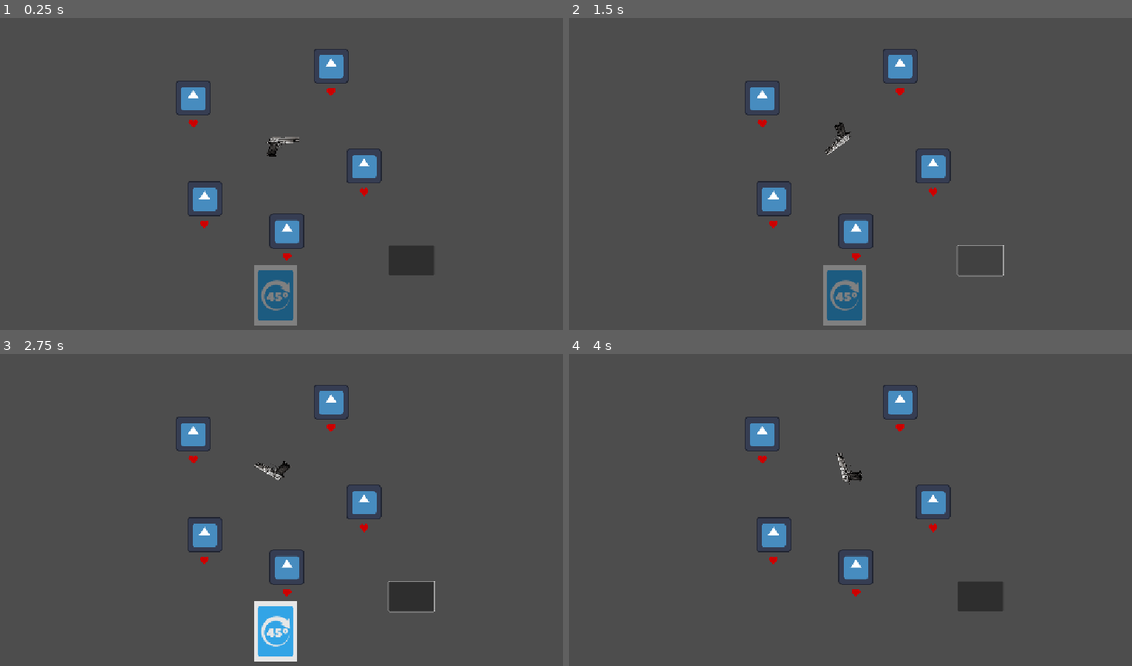
Above: before the commit, frames 1-4 (two rows, left to right).
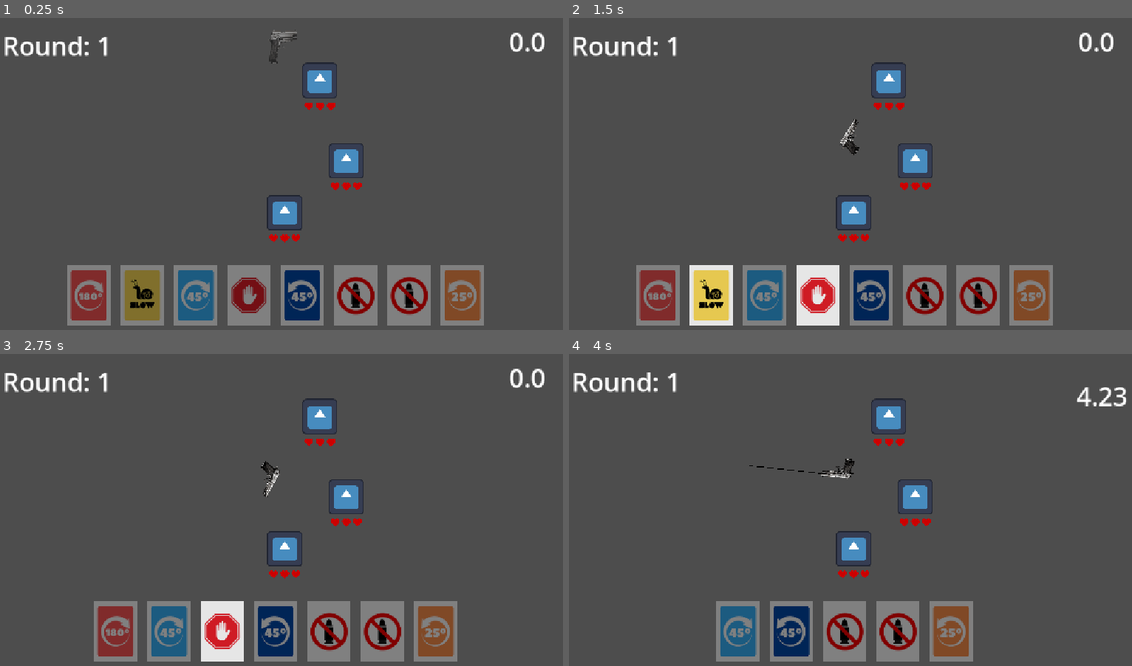
Above: after the commit, the same moments.

Repository: Sklrat/gun-roulette
Game: Godot game, scene res://scenes/ThePlace.tscn
Two runs of this game, one before a commit and one after it. Both use one fixed random seed, a clock stepped at 60 frames per second and the inputs below. The engine's default icon, where the game draws it, is replaced by a stand-in: a white triangle on a blue panel in a dark square.
Inputs (mouse positions are in pixels of both pictures, inside the frame that each line leads up to; where the layout moved, square brackets give the same spot in the first picture):
- Up to frame 1 (0.25 s): no input
- Up to frame 2 (1.5 s): click (844, 142) at 0.5 s; click (979, 261) at 1.27 s
- Up to frame 3 (2.75 s): click (140, 631) at 2.02 s
- Up to frame 4 (4 s): click (788, 631) [844, 631] at 2.75 s; click (709, 631) at 3.52 s

The runs differ from the first frame. In frame 1, 16% of the frame differs, in the area x 0-97%, y 3-99%; in frame 2, 16%; in frame 3, 15%; in frame 4, 12%.

Commit message:
added more cards

Diff:
--- /dev/null
+++ b/cards/buttons/2x_damage.tscn
@@ -0,0 +1,18 @@
+[gd_scene load_steps=3 format=3 uid="uid://bnjx4clv3gs8r"]
+
+[ext_resource type="Texture2D" uid="uid://c8vj72l3t8eo0" path="res://sprites/cards-resized/2x_bullet.png" id="1_q8s6t"]
+[ext_resource type="Script" uid="uid://c74lxjb2st52m" path="res://cards/card.gd" id="2_jt3j7"]
+
+[node name="2xDamage" type="TextureButton"]
+offset_right = 84.0
+offset_bottom = 118.0
+texture_normal = ExtResource("1_q8s6t")
+stretch_mode = 4
+script = ExtResource("2_jt3j7")
+action_type = "multiply_damage"
+value = 2.0
+active_states = Array[String](["counting_down"])
+
+[connection signal="mouse_entered" from="." to="." method="_on_mouse_entered"]
+[connection signal="mouse_exited" from="." to="." method="_on_mouse_exited"]
+[connection signal="pressed" from="." to="." method="_on_pressed"]
--- /dev/null
+++ b/cards/buttons/no_damage.tscn
@@ -0,0 +1,17 @@
+[gd_scene load_steps=3 format=3 uid="uid://b73dyx8y5kkk3"]
+
+[ext_resource type="Texture2D" uid="uid://d2lkkscm47hcr" path="res://sprites/cards-resized/no_bullet.png" id="1_kqmp5"]
+[ext_resource type="Script" uid="uid://c74lxjb2st52m" path="res://cards/card.gd" id="2_53c5w"]
+
+[node name="NoDamage" type="TextureButton"]
+offset_right = 84.0
+offset_bottom = 118.0
+texture_normal = ExtResource("1_kqmp5")
+stretch_mode = 4
+script = ExtResource("2_53c5w")
+action_type = "set_damage"
+active_states = Array[String](["counting_down"])
+
+[connection signal="mouse_entered" from="." to="." method="_on_mouse_entered"]
+[connection signal="mouse_exited" from="." to="." method="_on_mouse_exited"]
+[connection signal="pressed" from="." to="." method="_on_pressed"]
--- /dev/null
+++ b/cards/buttons/rotate_180.tscn
@@ -0,0 +1,18 @@
+[gd_scene load_steps=3 format=3 uid="uid://cmld8x0hbpth1"]
+
+[ext_resource type="Texture2D" uid="uid://bohekvn3huhdk" path="res://sprites/cards-resized/180.png" id="1_af2nh"]
+[ext_resource type="Script" uid="uid://c74lxjb2st52m" path="res://cards/card.gd" id="2_lutdv"]
+
+[node name="Rotate180" type="TextureButton"]
+offset_right = 84.0
+offset_bottom = 118.0
+texture_normal = ExtResource("1_af2nh")
+stretch_mode = 4
+script = ExtResource("2_lutdv")
+action_type = "rotate"
+value = 180.0
+active_states = Array[String](["counting_down"])
+
+[connection signal="mouse_entered" from="." to="." method="_on_mouse_entered"]
+[connection signal="mouse_exited" from="." to="." method="_on_mouse_exited"]
+[connection signal="pressed" from="." to="." method="_on_pressed"]
--- /dev/null
+++ b/cards/buttons/rotate_25l.tscn
@@ -0,0 +1,18 @@
+[gd_scene load_steps=3 format=3 uid="uid://blx7knm74t0fw"]
+
+[ext_resource type="Texture2D" uid="uid://nay5iuuab5j3" path="res://sprites/cards-resized/25l.png" id="1_h6d6v"]
+[ext_resource type="Script" uid="uid://c74lxjb2st52m" path="res://cards/card.gd" id="2_hacc8"]
+
+[node name="Rotate25L" type="TextureButton"]
+offset_right = 84.0
+offset_bottom = 118.0
+texture_normal = ExtResource("1_h6d6v")
+stretch_mode = 4
+script = ExtResource("2_hacc8")
+action_type = "rotate"
+value = -25.0
+active_states = Array[String](["counting_down"])
+
+[connection signal="mouse_entered" from="." to="." method="_on_mouse_entered"]
+[connection signal="mouse_exited" from="." to="." method="_on_mouse_exited"]
+[connection signal="pressed" from="." to="." method="_on_pressed"]
--- /dev/null
+++ b/cards/buttons/rotate_25r.tscn
@@ -0,0 +1,18 @@
+[gd_scene load_steps=3 format=3 uid="uid://bwkbymqpaal5j"]
+
+[ext_resource type="Texture2D" uid="uid://do36wma4jq50y" path="res://sprites/cards-resized/25r.png" id="1_y67o7"]
+[ext_resource type="Script" uid="uid://c74lxjb2st52m" path="res://cards/card.gd" id="2_8k6n8"]
+
+[node name="Rotate25R" type="TextureButton"]
+offset_right = 84.0
+offset_bottom = 118.0
+texture_normal = ExtResource("1_y67o7")
+stretch_mode = 4
+script = ExtResource("2_8k6n8")
+action_type = "rotate"
+value = 25.0
+active_states = Array[String](["counting_down"])
+
+[connection signal="mouse_entered" from="." to="." method="_on_mouse_entered"]
+[connection signal="mouse_exited" from="." to="." method="_on_mouse_exited"]
+[connection signal="pressed" from="." to="." method="_on_pressed"]
--- /dev/null
+++ b/cards/buttons/rotate_45l.tscn
@@ -0,0 +1,18 @@
+[gd_scene load_steps=3 format=3 uid="uid://t5i6cc4aenl0"]
+
+[ext_resource type="Texture2D" uid="uid://dxhygiltn5c3x" path="res://sprites/cards-resized/45l.png" id="1_1jwuo"]
+[ext_resource type="Script" uid="uid://c74lxjb2st52m" path="res://cards/card.gd" id="2_eexeg"]
+
+[node name="Rotate45L" type="TextureButton"]
+offset_right = 84.0
+offset_bottom = 118.0
+texture_normal = ExtResource("1_1jwuo")
+stretch_mode = 4
+script = ExtResource("2_eexeg")
+action_type = "rotate"
+value = -45.0
+active_states = Array[String](["counting_down"])
+
+[connection signal="mouse_entered" from="." to="." method="_on_mouse_entered"]
+[connection signal="mouse_exited" from="." to="." method="_on_mouse_exited"]
+[connection signal="pressed" from="." to="." method="_on_pressed"]
--- a/cards/buttons/rotate_45r.tscn
+++ b/cards/buttons/rotate_45r.tscn
@@ -1,7 +1,7 @@
 [gd_scene load_steps=3 format=3 uid="uid://bpr0bthwan2e5"]
 
 [ext_resource type="Texture2D" uid="uid://iiktsk6djj0l" path="res://sprites/cards-resized/45r.png" id="1_ymmpi"]
-[ext_resource type="Script" uid="uid://cu4bgfslat83l" path="res://cards/scripts/rotate_45r.gd" id="2_frgd6"]
+[ext_resource type="Script" uid="uid://c74lxjb2st52m" path="res://cards/card.gd" id="2_frgd6"]
 
 [node name="Rotate45R" type="TextureButton"]
 offset_right = 84.0
@@ -11,6 +11,7 @@
 script = ExtResource("2_frgd6")
 action_type = "rotate"
 value = 45.0
+active_states = Array[String](["counting_down"])
 
 [connection signal="mouse_entered" from="." to="." method="_on_mouse_entered"]
 [connection signal="mouse_exited" from="." to="." method="_on_mouse_exited"]
--- /dev/null
+++ b/cards/buttons/rotate_90l.tscn
@@ -0,0 +1,18 @@
+[gd_scene load_steps=3 format=3 uid="uid://nmljvubi2cb5"]
+
+[ext_resource type="Texture2D" uid="uid://dunf73lbpfa2v" path="res://sprites/cards-resized/90l.png" id="1_pbn1v"]
+[ext_resource type="Script" uid="uid://c74lxjb2st52m" path="res://cards/card.gd" id="2_rib3b"]
+
+[node name="Rotate45L" type="TextureButton"]
+offset_right = 84.0
+offset_bottom = 118.0
+texture_normal = ExtResource("1_pbn1v")
+stretch_mode = 4
+script = ExtResource("2_rib3b")
+action_type = "rotate"
+value = -90.0
+active_states = Array[String](["counting_down"])
+
+[connection signal="mouse_entered" from="." to="." method="_on_mouse_entered"]
+[connection signal="mouse_exited" from="." to="." method="_on_mouse_exited"]
+[connection signal="pressed" from="." to="." method="_on_pressed"]
--- /dev/null
+++ b/cards/buttons/rotate_90r.tscn
@@ -0,0 +1,18 @@
+[gd_scene load_steps=3 format=3 uid="uid://ic7dy5t0yt77"]
+
+[ext_resource type="Texture2D" uid="uid://ctynlx4onpus4" path="res://sprites/cards-resized/90r.png" id="1_rj8be"]
+[ext_resource type="Script" uid="uid://c74lxjb2st52m" path="res://cards/card.gd" id="2_a20ff"]
+
+[node name="Rotate90R" type="TextureButton"]
+offset_right = 84.0
+offset_bottom = 118.0
+texture_normal = ExtResource("1_rj8be")
+stretch_mode = 4
+script = ExtResource("2_a20ff")
+action_type = "rotate"
+value = 90.0
+active_states = Array[String](["counting_down"])
+
+[connection signal="mouse_entered" from="." to="." method="_on_mouse_entered"]
+[connection signal="mouse_exited" from="." to="." method="_on_mouse_exited"]
+[connection signal="pressed" from="." to="." method="_on_pressed"]
--- /dev/null
+++ b/cards/buttons/slow.tscn
@@ -0,0 +1,18 @@
+[gd_scene load_steps=3 format=3 uid="uid://deexkd3njnfty"]
+
+[ext_resource type="Texture2D" uid="uid://begxfonc3a6sy" path="res://sprites/cards-resized/slow.png" id="1_dgjmk"]
+[ext_resource type="Script" uid="uid://c74lxjb2st52m" path="res://cards/card.gd" id="2_ox4ro"]
+
+[node name="Slow" type="TextureButton"]
+offset_right = 84.0
+offset_bottom = 118.0
+texture_normal = ExtResource("1_dgjmk")
+stretch_mode = 4
+script = ExtResource("2_ox4ro")
+action_type = "slow_gun"
+value = 0.5
+active_states = Array[String](["spinning"])
+
+[connection signal="mouse_entered" from="." to="." method="_on_mouse_entered"]
+[connection signal="mouse_exited" from="." to="." method="_on_mouse_exited"]
+[connection signal="pressed" from="." to="." method="_on_pressed"]
--- /dev/null
+++ b/cards/buttons/stop.tscn
@@ -0,0 +1,17 @@
+[gd_scene load_steps=3 format=3 uid="uid://gulu0ct6oqnc"]
+
+[ext_resource type="Texture2D" uid="uid://cukkbs35vyl67" path="res://sprites/cards-resized/stop.png" id="1_kxeat"]
+[ext_resource type="Script" uid="uid://c74lxjb2st52m" path="res://cards/card.gd" id="2_6262v"]
+
+[node name="Slow" type="TextureButton"]
+offset_right = 84.0
+offset_bottom = 118.0
+texture_normal = ExtResource("1_kxeat")
+stretch_mode = 4
+script = ExtResource("2_6262v")
+action_type = "stop_gun"
+active_states = Array[String](["spinning"])
+
+[connection signal="mouse_entered" from="." to="." method="_on_mouse_entered"]
+[connection signal="mouse_exited" from="." to="." method="_on_mouse_exited"]
+[connection signal="pressed" from="." to="." method="_on_pressed"]
--- a/cards/card.gd
+++ b/cards/card.gd
@@ -1,9 +1,9 @@
-@abstract
 extends TextureButton
 class_name Card
 
 @export var action_type: String
 @export var value: float
+@export var active_states: Array[String]
 
 var main_scene
 
@@ -35,8 +35,11 @@
 	self.disabled = false
 	self_modulate = normal_color
 
-@abstract
-func _on_state_changed(state: String)
+func _on_state_changed(state: String) ->void:
+	if active_states.has(state) or active_states.has("all"):
+		_enable()
+	else:
+		_disable()
 
 func _on_pressed() -> void:
 	card_pressed.emit(action_type, value)
--- a/cards/scripts/rotate_45r.gd
+++ b/cards/scripts/rotate_45r.gd
@@ -8,9 +8,3 @@
 
 func _on_pressed() -> void:
 	super()
-
-func _on_state_changed(state: String) -> void:
-	if state == "counting_down":
-		_enable()
-	else:
-		_disable()
--- a/entitys/entity.gd
+++ b/entitys/entity.gd
@@ -1,8 +1,10 @@
 extends Node2D
+class_name Entity
 
 @export var heart_scene = preload("res://scenes/Heart.tscn")
+var main_scene
 
-var lives: int = 1
+var lives: int = 3
 var heart_nodes: Array[Sprite2D]
 
 var heart_spacing_x: float = 30
@@ -14,7 +16,7 @@
 		var heart_animation_player = heart.get_node("AnimationPlayer")
 		heart_animation_player.play("loose_life")
 		await heart_animation_player.animation_finished
-		lives - 1
+		lives -= 1
 		heart_nodes.erase(heart)
 		heart.queue_free()
 
@@ -22,12 +24,13 @@
 			die()
 
 func die() -> void:
-	#also remove self from main game array
+	main_scene.enemys_left -= 1
 	self.queue_free()
 
 
 # Called when the node enters the scene tree for the first time.
 func _ready() -> void:
+	main_scene = get_parent()
 	#generating hearts
 	var start_placement = -((lives - 1) * heart_spacing_x / 2)
 	for i in lives:
--- a/guns/Pistol.tscn
+++ b/guns/Pistol.tscn
@@ -306,10 +306,19 @@
 &"spawn": SubResource("Animation_hg37e")
 }
 
-[node name="Pistol" type="Node2D" node_paths=PackedStringArray("collision_shape", "animation_player")]
+[node name="Pistol" type="Node2D" node_paths=PackedStringArray("collision_shape", "animation_player", "line2D")]
 script = ExtResource("1_4vo22")
 collision_shape = NodePath("Area2D/CollisionShape2D")
 animation_player = NodePath("AudioStreamPlayer2D/AnimationPlayer")
+line2D = NodePath("Line2D")
+
+[node name="Line2D" type="Line2D" parent="."]
+visible = false
+position = Vector2(0, 1.9092389)
+scale = Vector2(1.0442601, 0.954634)
+points = PackedVector2Array(-3, -2, 250, -2)
+width = 2.0
+default_color = Color(0, 0, 0, 1)
 
 [node name="Gun" type="Sprite2D" parent="."]
 position = Vector2(18.950005, 13.5)
--- a/guns/pistol.gd
+++ b/guns/pistol.gd
@@ -2,12 +2,13 @@
 
 @export var collision_shape: CollisionShape2D
 @export var animation_player: AnimationPlayer
+@export var line2D : Line2D
 
 var main_scene
 
 var damage: int = 1
 
-var acceleration: float = 0.1
+var acceleration: float = 0.2
 var speed: float = 0
 var max_speed: float = 10
 
@@ -60,10 +61,25 @@
 		shoot()
 	#print(countdown_timer)
 
+	#ight now this function shoots > deswpans, and spwans a new gun
 func shoot() -> void:
+	main_scene.game_state = "shooting"
+	line2D.visible = false
 	animation_player.play("shoot")
 	await animation_player.animation_finished
-	main_scene.game_state = "idle"
+	await get_tree().create_timer(1.0).timeout
+
+
+	animation_player.play("despawn")
+	await animation_player.animation_finished
+	self.queue_free()
+
+	main_scene.missed_in_row += 1
+	if main_scene.missed_in_row >= 3:
+		main_scene.give_random_rotation_card()
+		main_scene.missed_in_row = 0
+
+	main_scene.spawn_gun()
 	#collision_shape.disabled = false
 
 
@@ -110,3 +126,4 @@
 func _on_area_2d_area_entered(area: Area2D) -> void:
 	if area.get_parent().has_method("loose_lives"):
 		area.get_parent().loose_lives(damage)
+		main_scene.missed_in_row = 0
--- a/project.godot
+++ b/project.godot
@@ -15,10 +15,6 @@
 config/features=PackedStringArray("4.5", "GL Compatibility")
 config/icon="res://sprites/icon.svg"
 
-[autoload]
-
-GameManager="*res://scripts/game_manager.gd"
-
 [display]
 
 window/stretch/mode="canvas_items"
--- a/scenes/ThePlace.tscn
+++ b/scenes/ThePlace.tscn
@@ -1,19 +1,15 @@
-[gd_scene load_steps=3 format=3 uid="uid://banu1sca1sxkv"]
+[gd_scene load_steps=2 format=3 uid="uid://banu1sca1sxkv"]
 
-[ext_resource type="Script" uid="uid://d2lf6c1ggr2kr" path="res://scripts/ThePlace.gd" id="1_md85l"]
-[ext_resource type="PackedScene" uid="uid://bnmtrav2vvbv3" path="res://guns/Pistol.tscn" id="2_tppfv"]
+[ext_resource type="Script" uid="uid://d2lf6c1ggr2kr" path="res://scripts/game_manager.gd" id="1_md85l"]
 
-[node name="ThePlace" type="Node2D" node_paths=PackedStringArray("gun", "card_hbox", "countdown_text")]
+[node name="ThePlace" type="Node2D" node_paths=PackedStringArray("card_hbox", "countdown_text", "round_text")]
 script = ExtResource("1_md85l")
-gun = NodePath("pistol")
 card_hbox = NodePath("CanvasLayer/MarginContainer/HBoxContainer")
 countdown_text = NodePath("CanvasLayer/CountDown")
+round_text = NodePath("CanvasLayer/Round")
 
 [node name="Camera2D" type="Camera2D" parent="."]
 zoom = Vector2(0.72, 0.72)
-
-[node name="pistol" parent="." instance=ExtResource("2_tppfv")]
-position = Vector2(0, -100)
 
 [node name="spin" type="Button" parent="."]
 self_modulate = Color(1, 1, 1, 0)
@@ -35,12 +31,6 @@
 theme_override_colors/icon_hover_color = Color(1, 1, 1, 0)
 theme_override_colors/icon_hover_pressed_color = Color(1, 1, 1, 0)
 theme_override_colors/icon_disabled_color = Color(1, 1, 1, 0)
-
-[node name="stop" type="Button" parent="."]
-offset_left = 306.0
-offset_top = 187.0
-offset_right = 430.0
-offset_bottom = 268.0
 
 [node name="CanvasLayer" type="CanvasLayer" parent="."]
 
@@ -65,15 +55,23 @@
 theme_override_constants/separation = 20
 
 [node name="CountDown" type="Label" parent="CanvasLayer"]
-offset_left = 682.0
-offset_top = -411.0
-offset_right = 754.0
-offset_bottom = -270.0
+offset_left = 1028.0
+offset_top = 26.0
+offset_right = 1106.0
+offset_bottom = 167.0
 theme_override_font_sizes/font_size = 50
-text = "
+text = "0.0
 "
 horizontal_alignment = 1
 vertical_alignment = 1
 
-[connection signal="pressed" from="spin" to="pistol" method="_on_spin_pressed"]
-[connection signal="pressed" from="stop" to="pistol" method="_on_stop_pressed"]
+[node name="Round" type="Label" parent="CanvasLayer"]
+offset_left = 44.0
+offset_top = 26.0
+offset_right = 257.0
+offset_bottom = 112.0
+theme_override_font_sizes/font_size = 50
+text = "Round: 1"
+vertical_alignment = 1
+
+[connection signal="pressed" from="spin" to="." method="_on_spin_pressed"]
--- a/scripts/ThePlace.gd
+++ /dev/null
@@ -1,82 +0,0 @@
-extends Node2D
-
-@export var entity = preload("res://entitys/enemy.tscn")
-@export var gun: Node2D
-@export var card_hbox: HBoxContainer
-@export var countdown_text:Label
-@export var card = preload("res://cards/buttons/rotate_45r.tscn")
-
-var round: int = 0
-var enemys_killed: int = 0
-var guns_fired: int = 0
-var game_state: String = "idle":
-	set(value): #this is so that it only sends signal when updated instead of every frame
-		game_state = value
-		state_changed.emit(game_state)
-
-var entity_positions: Array[Vector2] = []
-var enemys_left: int = 0
-var min_distance: float  = 200
-var center = Vector2(0, -100)
-var radius: float = 250
-
-var countdown_timer: float = 0
-
-signal state_changed(game_state)
-
-# Called when the node enters the scene tree for the first time.
-func _ready() -> void:
-	spawn_entitys(5)
-	give_random_card(1)
-
-func _process(delta: float) -> void:
-	if game_state == "counting_down":
-		countdown(delta)
-
-func spawn_entitys(amount: int) -> void: #swpan entitys, amount EXCLUES player entity
-	for i in amount:
-		var enemy = entity.instantiate()
-		enemy.global_position = get_spawn_point()
-		add_child(enemy)
-	enemys_left = amount
-
-func get_spawn_point() -> Vector2:
-	while true:
-		var angle = randf() * TAU
-		var point = center + Vector2(cos(angle), sin(angle)) * radius
-
-		var valid = true
-
-		for existing_point in entity_positions:
-			if point.distance_to(existing_point) < min_distance:
-				valid = false
-				break
-
-		if valid:
-			entity_positions.append(point)
-			return point
-
-	return Vector2.ZERO
-
-func give_random_card(amount: int) -> void:
-	for i in amount:
-		var card = card.instantiate()
-		card.card_pressed.connect(_on_card_pressed)
-		card_hbox.add_child(card)
-
-func start_countdown() -> void:
-	countdown_timer = 5
-	game_state = "counting_down"
-
-func countdown(delta:float) -> void:
-	countdown_timer -= delta
-	countdown_text.text = str(snappedf(countdown_timer, 0.01))
-	if countdown_timer <= 0:
-		countdown_timer = 0
-		gun.shoot()
-	print(countdown_timer)
-
-## handle card stuff
-func _on_card_pressed (action: String, amount: int) -> void:
-	if action == "rotate":
-		gun.set_rotate_angle(amount)
--- a/scripts/game_manager.gd
+++ b/scripts/game_manager.gd
@@ -1,13 +1,141 @@
-extends Node
+extends Node2D
 
-var round: int = 0
+@export var entity = preload("res://entitys/enemy.tscn")
+@export var gun_scene = preload("res://guns/Pistol.tscn")
+@export var card_hbox: HBoxContainer
+@export var countdown_text: Label
+@export var round_text: Label
+var card_folder = "res://cards/buttons/"
+var gun
+var card_files: Array[String] = []
+var rotation_card_files: Array[String] = []
+
+var round: int = 1
 var enemys_killed: int = 0
 var guns_fired: int = 0
+
+var missed_in_row: int = 0
+var game_state: String = "idle":
+	set(value): #this is so that it only sends signal when updated instead of every frame
+		game_state = value
+		state_changed.emit(game_state)
+
+var entity_positions: Array[Vector2] = []
+var enemys_left: int = 0
+var min_distance: float  = 200
+var center = Vector2(0, -100)
+var radius: float = 200
+
+var countdown_timer: float = 0
+
+signal state_changed(game_state)
+
 # Called when the node enters the scene tree for the first time.
 func _ready() -> void:
-	pass # Replace with function body.
+	load_cards()
+	spawn_entitys(3)
+	spawn_gun()
+	give_random_card(8)
+
+func _process(delta: float) -> void:
+	if game_state == "counting_down":
+		countdown(delta)
+
+func spawn_gun() -> void:
+	gun = gun_scene.instantiate()
+	gun.global_position = center
+	add_child(gun)
+	var gun_animation_player = gun.find_child("AnimationPlayer")
+	gun_animation_player.play("spawn")
+	await gun_animation_player.animation_finished
+	game_state = "idle"
+
+func spawn_entitys(amount: int) -> void: #swpan entitys, amount EXCLUES player entity
+	for i in amount:
+		var enemy = entity.instantiate()
+		enemy.global_position = get_spawn_point()
+		add_child(enemy)
+	enemys_left = amount
+
+func get_spawn_point() -> Vector2:
+	while true:
+		var angle = randf() * TAU
+		var point = center + Vector2(cos(angle), sin(angle)) * radius
+
+		var valid = true
+
+		for existing_point in entity_positions:
+			if point.distance_to(existing_point) < min_distance:
+				valid = false
+				break
+
+		if valid:
+			entity_positions.append(point)
+			return point
+
+	return Vector2.ZERO
+
+func give_random_card(amount: int) -> void:
+	for i in amount:
+		var random_card = card_files[randi_range(0,card_files.size() - 1)]
+		var full_path = card_folder + random_card
+		var card_scene = load(str(full_path))
+		var card = card_scene.instantiate()
+		card.card_pressed.connect(_on_card_pressed)
+		card_hbox.add_child(card)
+
+func give_random_rotation_card() -> void:
+	var random_card = rotation_card_files[randi_range(0,rotation_card_files.size() - 1)]
+	var full_path = card_folder + random_card
+	var card_scene = load(str(full_path))
+	var card = card_scene.instantiate()
+	card.card_pressed.connect(_on_card_pressed)
+	card_hbox.add_child(card)
+
+func load_cards() -> void:
+	var card_dir = DirAccess.open(card_folder)
+
+	card_dir.list_dir_begin()
+	var card_name = card_dir.get_next()
+
+	while card_name != "":
+		if card_name.contains("rotate"):
+			rotation_card_files.append(card_name)
+		card_files.append(card_name)
+		card_name = card_dir.get_next()
+
+	card_dir.list_dir_end()
+
+func start_countdown() -> void:
+	countdown_timer = 5
+	game_state = "counting_down"
+	gun.line2D.visible = true
+
+func countdown(delta:float) -> void:
+	countdown_timer -= delta
+	if countdown_timer <= 0:
+		countdown_timer = 0
+		gun.shoot()
+	countdown_text.text = str(snappedf(countdown_timer, 0.01))
+
+## handle card stuff
+func _on_card_pressed (action: String, amount: float) -> void:
+	if action == "rotate":
+		gun.set_rotate_angle(amount)
+	elif action == "multiply_damage":
+		gun.damage *= int(amount)
+	elif action == "set_damage":
+		gun.damage = int(amount)
+	elif action == "slow_gun":
+		gun.max_speed *= amount
+		gun.speed = gun.max_speed
+	elif action == "stop_gun":
+		gun.spinning = false
+		gun.stop_spinning = true
+		gun.speed = 0
+		start_countdown()
 
 
-# Called every frame. 'delta' is the elapsed time since the previous frame.
-func _process(delta: float) -> void:
-	pass
+
+func _on_spin_pressed() -> void:
+	gun._on_spin_pressed()
--- /dev/null
+++ b/scripts/manager.gd
@@ -0,0 +1,13 @@
+extends Node
+
+var round: int = 0
+var enemys_killed: int = 0
+var guns_fired: int = 0
+# Called when the node enters the scene tree for the first time.
+func _ready() -> void:
+	pass # Replace with function body.
+
+
+# Called every frame. 'delta' is the elapsed time since the previous frame.
+func _process(delta: float) -> void:
+	pass
Not shown, removed: scripts/ThePlace.gd.uid
Not shown, changed: scripts/game_manager.gd.uid
Not shown, added: scripts/manager.gd.uid
Binary file added: sprites/cards-resized/stop.png
Not shown, added: sprites/cards-resized/stop.png.import
Binary file added: sprites/shotgun.png
Not shown, added: sprites/shotgun.png.import
